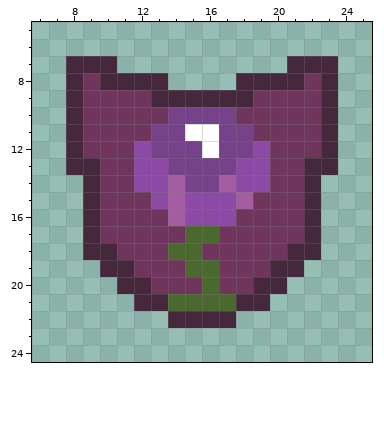
Edited in one commit: pixel-art sprite (textures/spells/icon_nebula_shield.png). The picture above was drawn from the file before the commit.
The file is 32x32 pixels. Shown: x 6..25, y 5..24.
Now the later version:
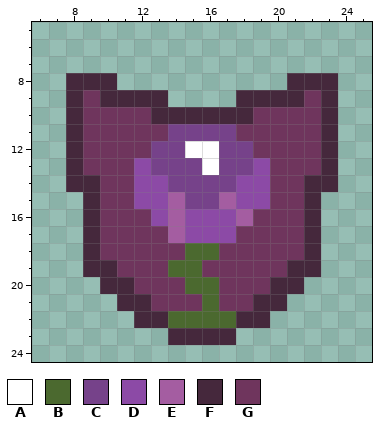
Palette (. is transparent): A #ffffff  B #4b692f  C #76428a  D #8c4aa6  E #a45da1  F #45283c  G #6f355d
Edits made:
Colour C becomes colour A in row 12 at x 15; in row 13 at x 16.
Colour F becomes colour B in row 22 at x 14 to 17.
Colour G becomes colour B in row 18 at x 16; in row 19 at x 14; in row 20 at x 15.
Colour A becomes colour C in row 11 at x 15 to 16.
Colour D becomes colour C in row 13 at x 13 and 18; in row 15 at x 15 to 16.
Colour E becomes colour C in row 14 at x 14 and 17.
Colour B becomes colour D in row 17 at x 15 to 16.
Colour E becomes colour D in row 15 at x 18.
Colour G becomes colour D in row 15 at x 12 and 19; in row 16 at x 13; in row 17 at x 17.
Colour D becomes colour E in row 15 at x 17.
Colour G becomes colour E in row 16 at x 18; in row 17 at x 14.
The author put colour F in row 14 at x 8 and 23; in row 19 at x 9 and 22; in row 20 at x 10 and 21; in row 21 at x 11 and 20; in row 22 at x 12 to 13 and 18 to 19; in row 23 at x 14 to 17.
Colour C becomes colour F in row 10 at x 14 to 17.
Colour G becomes colour F in row 8 at x 9 and 22; in row 9 at x 10 to 12 and 19 to 21; in row 10 at x 13 and 18.
Colour B becomes colour G in row 18 at x 14; in row 19 at x 16; in row 21 at x 14 to 15 and 17.
Colour C becomes colour G in row 11 at x 13 and 18.
Colour D becomes colour G in row 12 at x 12 and 19.
Colour F becomes colour G in row 13 at x 9 and 22; in row 18 at x 10 and 21; in row 19 at x 11 and 20; in row 20 at x 12 and 19; in row 21 at x 13 and 18.
Colour F is gone in row 7 at x 8 to 10 and 21 to 23; in row 8 at x 11 to 13 and 18 to 20; in row 9 at x 14 to 17.
Pixel boxes of the changes (left, top, right, bottom) in both pictures:
changed: (66, 56, 338, 345)
